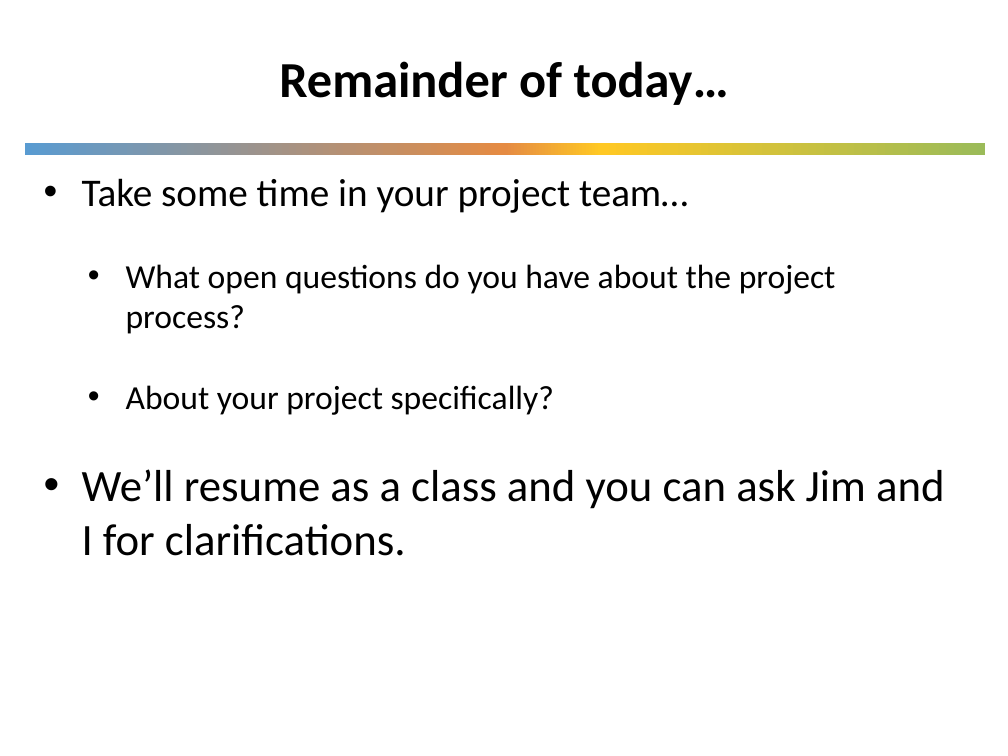
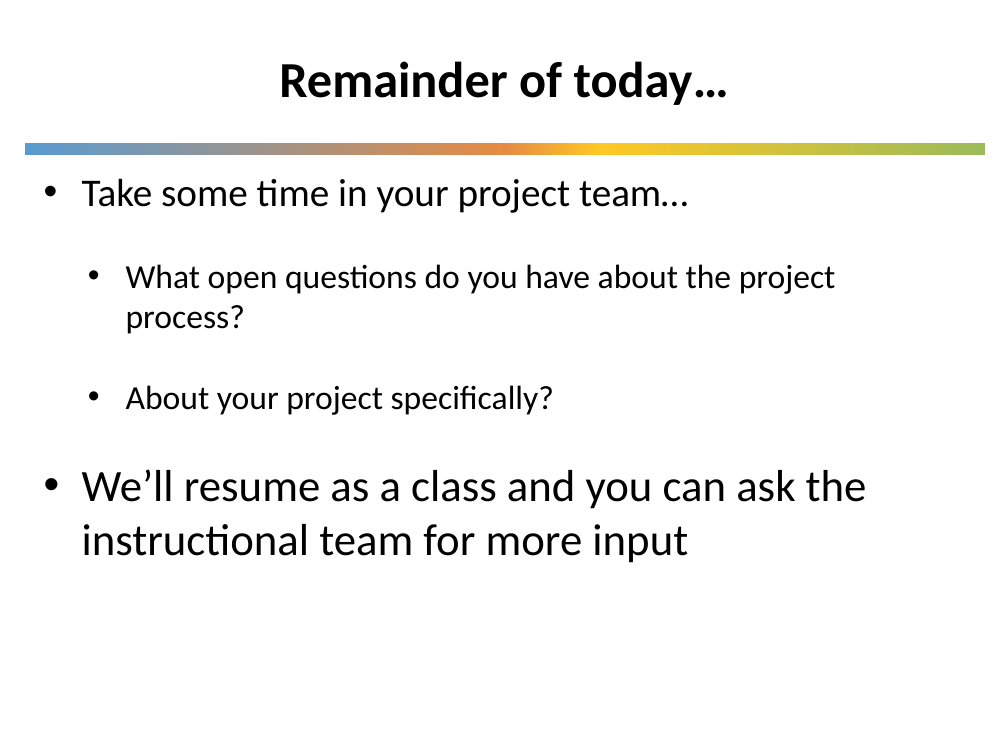
Before and after one commit to UWDIRECT/UWDIRECT.github.io, a slide deck: slide 14 of Wi19_content/SEDS/L10.Communication.pptx. Drawn at 1008x756 pixels with LibreOffice and Linux fonts; fonts in the diff are those of the drawing; background and template pictures are left out. Boxes give left, top, right and bottom in pixels: in the first picture for what was removed or moved away, otherwise in the second. Text is boxed around its words. In the diff, an @@ line names an element or a change of style, - is before the commit and + after.

Commit message:
fixed up dates and language on deck

```diff
--- a/Wi19_content/SEDS/L10.Communication.pptx
+++ b/Wi19_content/SEDS/L10.Communication.pptx
@@ text at (82,469,867,563): text changed @@
-• We’ll resume as a class and you can ask Jim and I for clarifications.
+• We’ll resume as a class and you can ask the instructional team for more input
```
